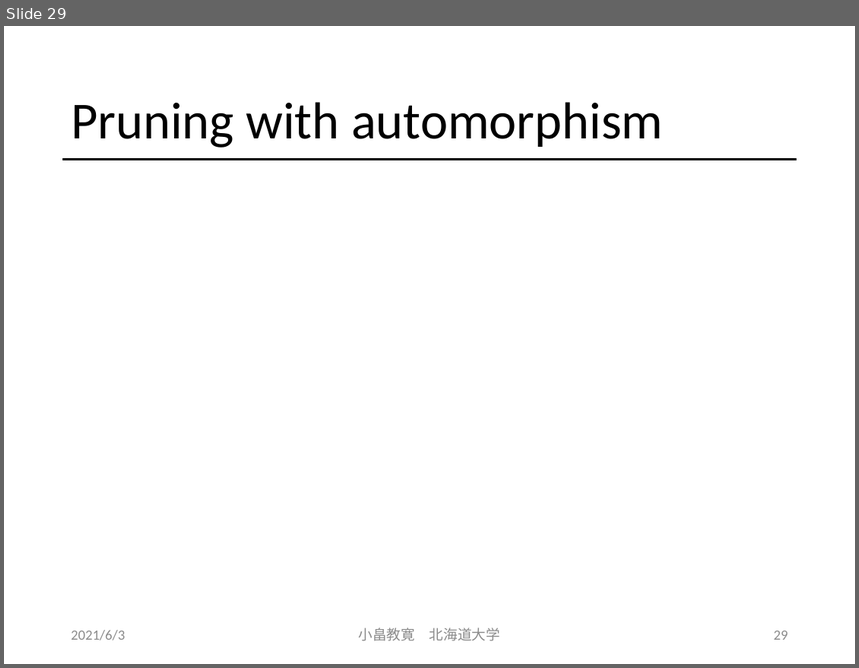
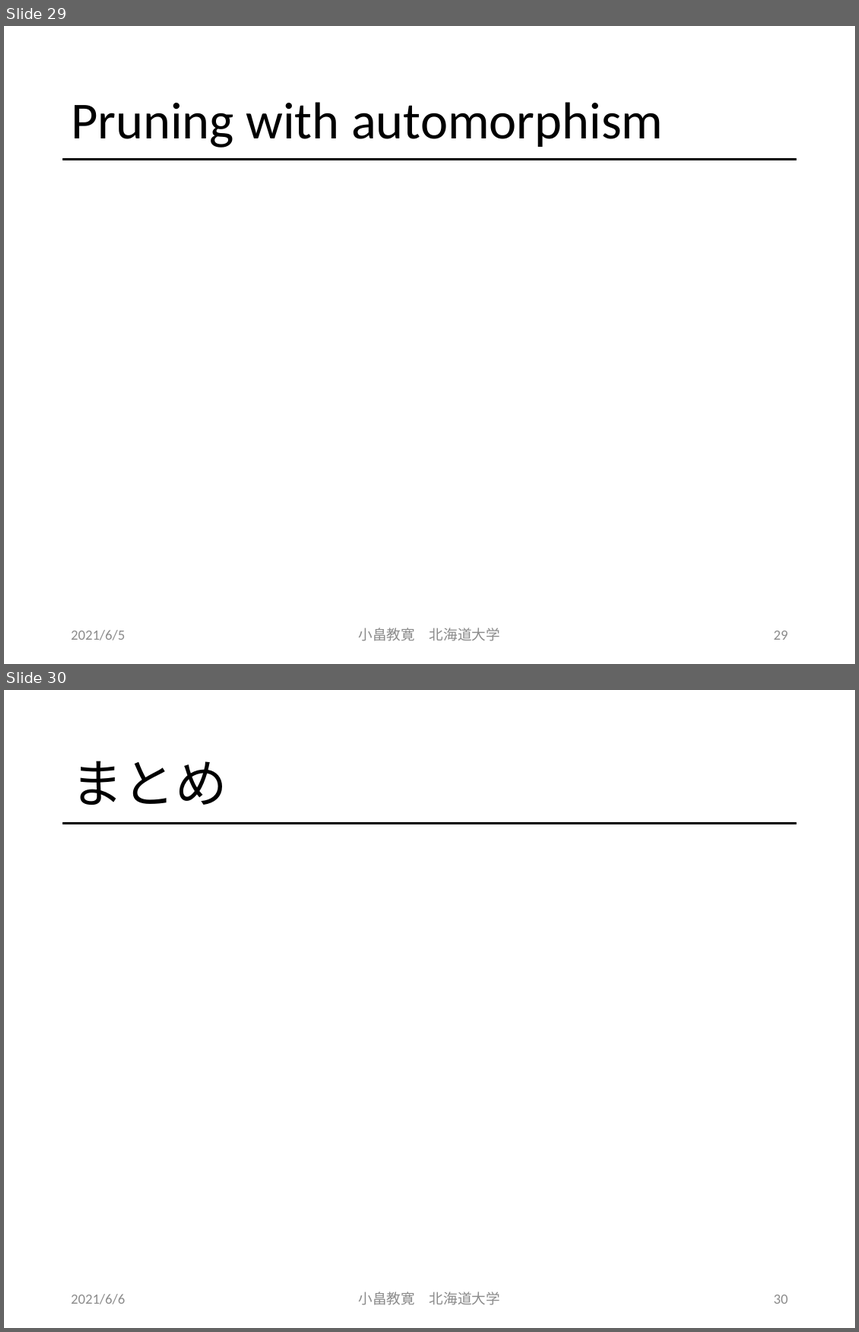
Before and after one commit to obatakyoukan/isomorphism, a slide deck: Isomorphism.pptx. Shown one above the other, each under a label of ours: slide 29 before the commit, slides 29 and 30 after it. The pictures are 859x668 and 859x1332 pixels, drawn with LibreOffice and Linux fonts; fonts in the diff are those of the drawing; grey boxes stand for pictures. Boxes give left, top, right and bottom in pixels: in the first picture for what was removed or moved away, otherwise in the second. Text is boxed around its words. In the diff, an @@ line names an element or a change of style, - is before the commit and + after.

Commit message:
modify

```diff
--- a/Isomorphism.pptx
+++ b/Isomorphism.pptx
@@ slide 30 added at (4,690,855,1328), background #FFFFFF; not listed: 1 template element that a slide beside it also shows @@
@@ title added at (71,761,227,805), 44 pt, text #000000 @@
+まとめ
@@ text added at (71,1294,125,1305), 12 pt, text #8C8C8C @@
+2021/6/6
@@ text added at (359,1292,500,1306), 12 pt, text #8C8C8C @@
+小畠教寛 北海道大学
@@ page number added at (774,1295,788,1304), 12 pt, text #8C8C8C @@
+30
@@ slide 29 changed as well @@
@@ text at (71,630,125,641): text changed @@
-2021/6/3
+2021/6/5
```
Also in this commit, not shown: 31 other slides changed.
